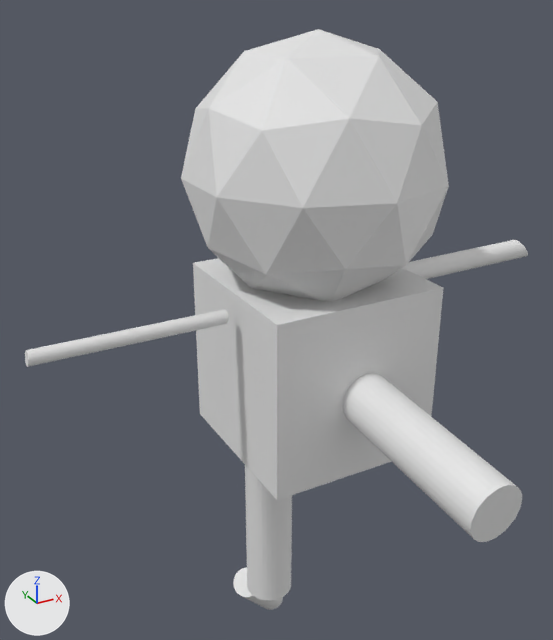
The glTF model public/person.glb, before and after one commit.
Before and after are seen from a camera (50 mm lens) standing at (-4.17, -6.75, 3.93) and looking at (-0.43, 0.06, 0.53). The axes (+X, +Y, +Z) are drawn at lower left. The lights are the same throughout. Where no turn or scale is listed for an object, it has been applied to the vertices.
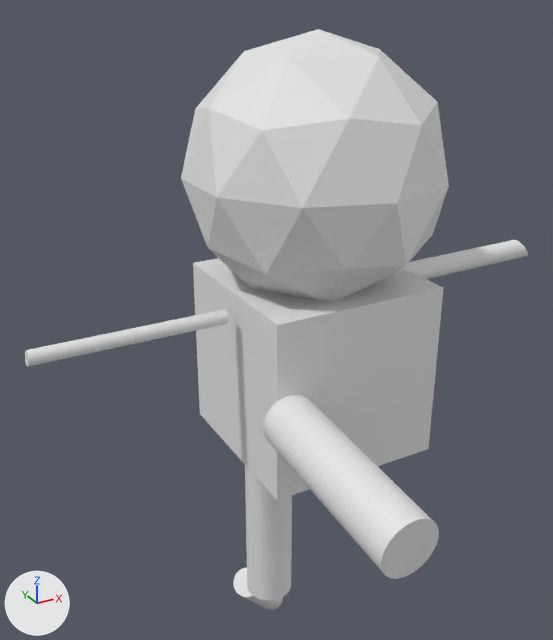
Diff of the bpy script that builds the scene:
```diff
--- a/public/person.glb.py
+++ b/public/person.glb.py
@@ ob_cylinder_001 @@
 ob_cylinder_001 = bpy.data.objects.new('Cylinder.001', me_cylinder_001)
-ob_cylinder_001.location = (0.07, -1.96, -0.16)
+ob_cylinder_001.location = (-0.86, -1.96, -0.16)
```

Pixel boxes (x1, y1, x2, y2) of what changed, in the pictures (553 x 640 px):
'Cylinder.001', moved: before (343, 373, 522, 542); after (263, 394, 439, 579)
